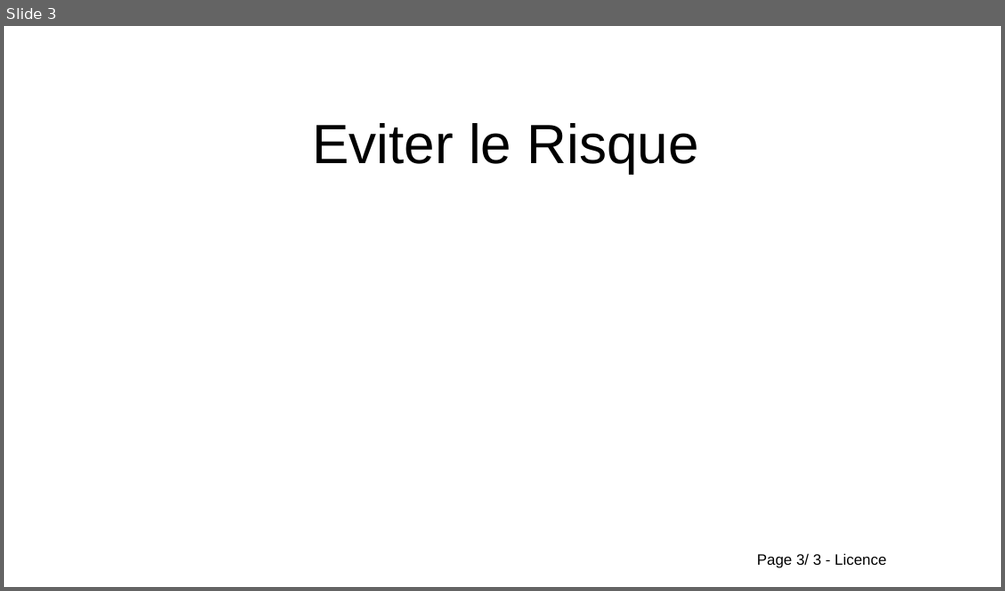
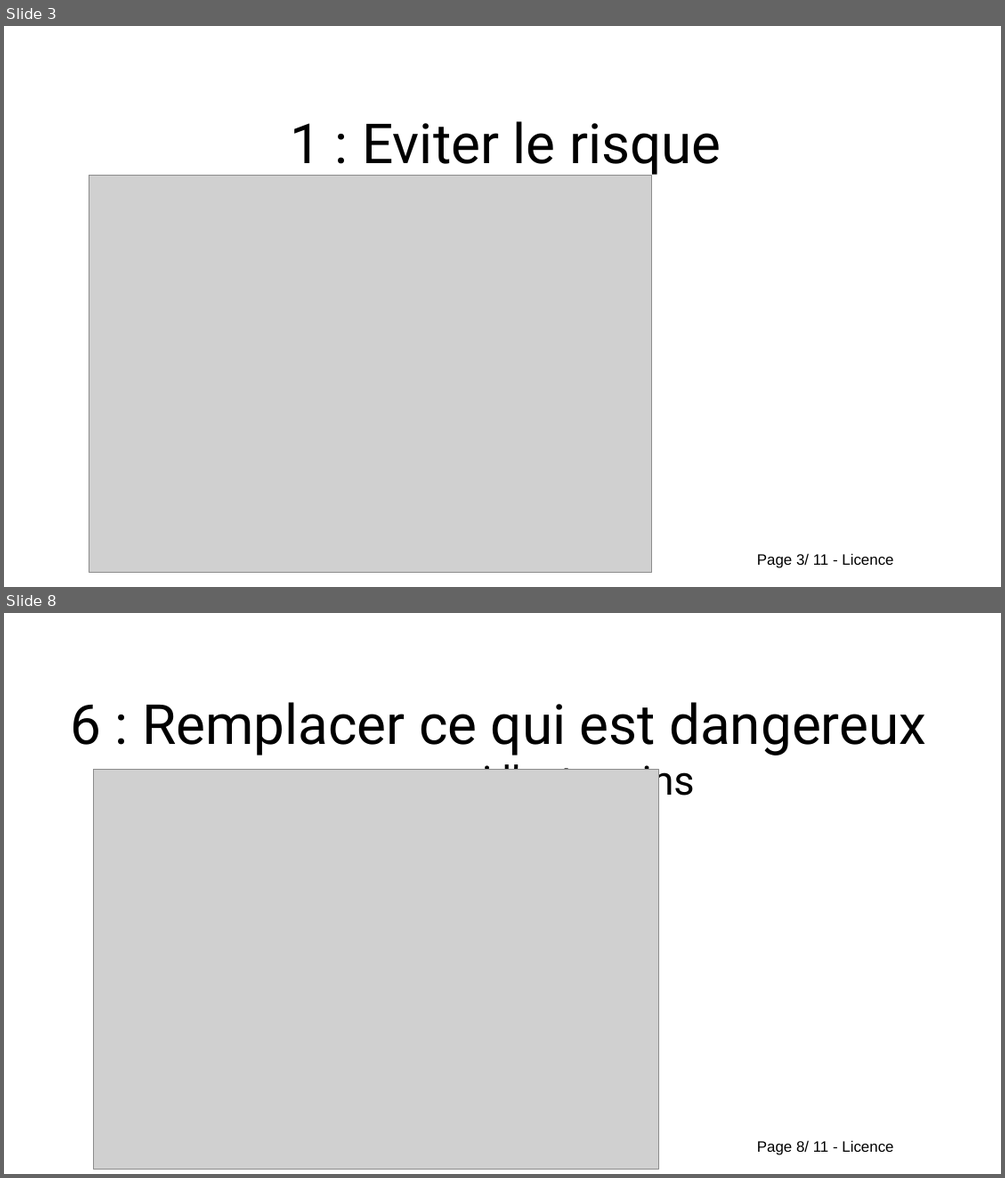
Before and after one commit to Evarisk/bibliotheque-media-risque, a slide deck: causerie/prevention/causerie_9_principes_prevention.odp. Shown one above the other, each under a label of ours: slide 3 before the commit, slides 3 and 8 after it; the slides between them are not shown. The pictures are 1005x591 and 1005x1178 pixels, drawn with LibreOffice and Linux fonts; fonts in the diff are those of the drawing; grey boxes stand for pictures; background and template pictures are left out. Boxes give left, top, right and bottom in pixels: in the first picture for what was removed or moved away, otherwise in the second. Text is boxed around its words. In the diff, an @@ line names an element or a change of style, - is before the commit and + after.

```diff
--- a/causerie/prevention/causerie_9_principes_prevention.odp
+++ b/causerie/prevention/causerie_9_principes_prevention.odp
@@ slide 8 added at [4,613,1001,1174], background #FFFFFF; not listed: 1 template element that a slide beside it also shows @@
@@ title added at [70,702,926,804], 44 pt, text #000000 @@
+6 : Remplacer ce qui est dangereux
+par ce qui l’est moins
@@ picture added at [94,770,659,1169] @@
@@ slide 3 changed as well @@
@@ title at [291,121,721,177]: text changed; font Arial to Roboto @@
-Eviter le Risque
+1 : Eviter le risque
@@ picture added at [89,176,652,572] @@
@@ text at [757,553,893,568]: text changed @@
-Page 3/ 3 - Licence
+Page 3/ 11 - Licence
```
Also in this commit, not shown: 1 other slide changed, 8 other slides added, 1 slide removed.
